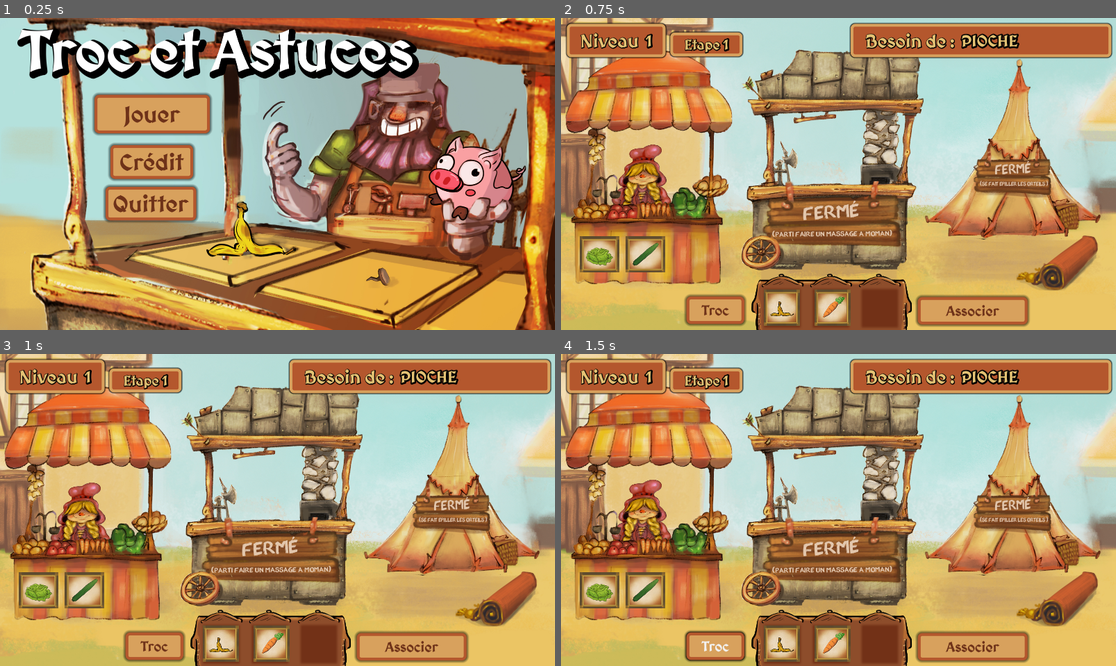
Above: before the commit, frames 1-4 (two rows, left to right).
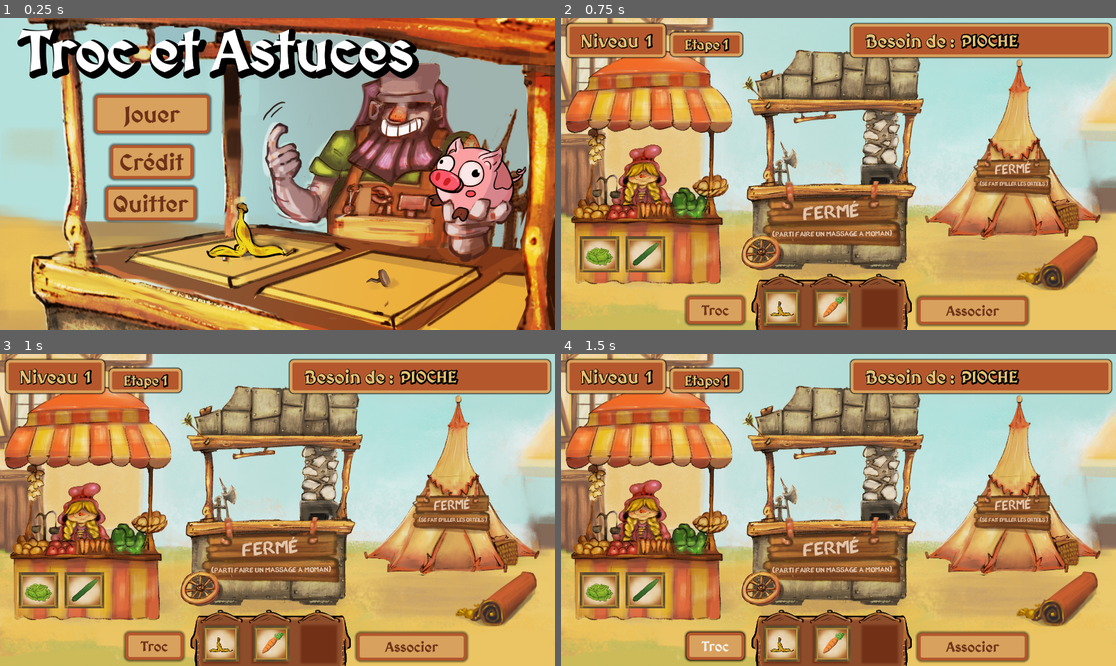
Above: after the commit, the same moments.

Repository: Xinart/TrockEtAstuce
Game: Godot game, scene res://Scenes/main_menu.tscn
The game is run twice, just before and just after one commit, with the same random seed, the same clock (stepped at 60 frames per second) and the same inputs.
Inputs:
- Up to frame 1 (0.25 s): no input
- Up to frame 2 (0.75 s): click "Jouer" at 0.5 s
- Up to frame 3 (1 s): no input
- Up to frame 4 (1.5 s): click "Troc" at 1.25 s

The runs differ from the first frame. In frame 1, 13% of the frame differs, in the area x 0-100%, y 0-100%; in frame 2, nothing differs; in frame 3, nothing differs; in frame 4, nothing differs.

Commit message:
resolving main scene

Diff:
--- a/Scenes/main_menu.tscn
+++ b/Scenes/main_menu.tscn
@@ -40,8 +40,8 @@
 
 [node name="Sprite2D" type="Sprite2D" parent="."]
 z_index = -10
-position = Vector2(956.5, 537.5)
-scale = Vector2(1.01927, 1.01759)
+position = Vector2(957, 540.5)
+scale = Vector2(1.01979, 1.02315)
 texture = ExtResource("3_vxm2r")
 
 [node name="Label" type="Label" parent="."]
Not shown, changed: Builds/TrocEtAstuce.exe
Not shown, added: Builds/TrocEtAstuce.zip
